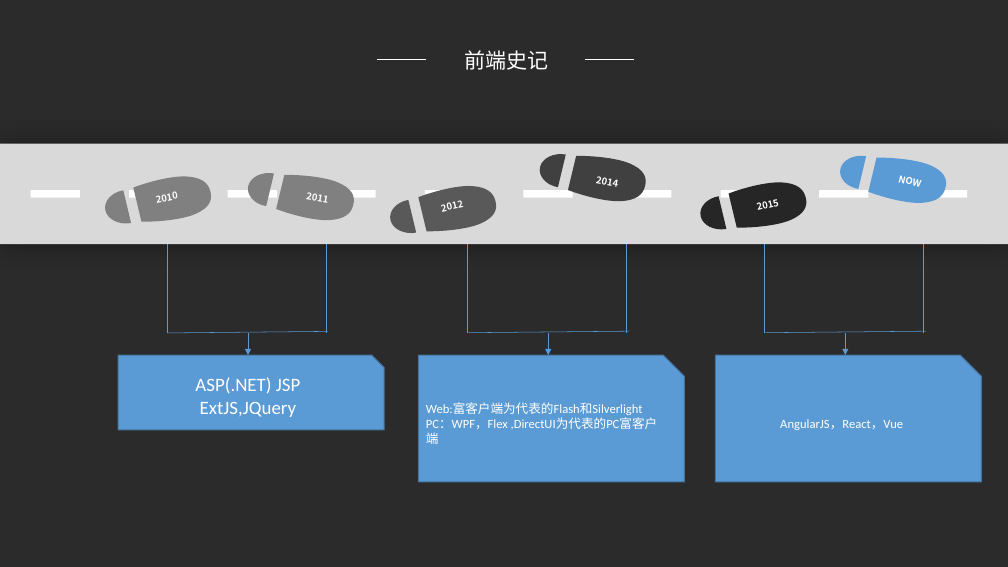
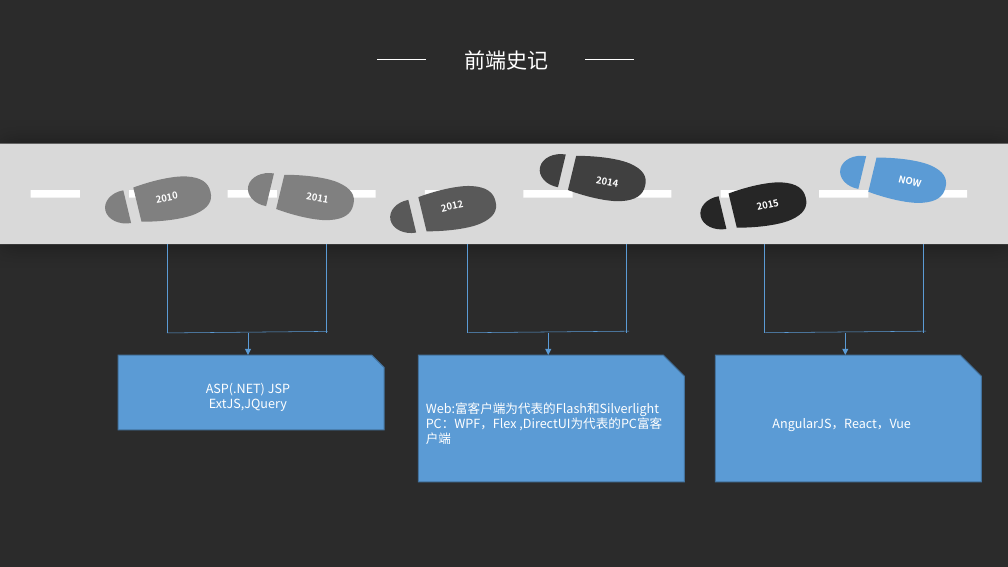
Before and after one commit to DaoxingHuang/PPT-template, a slide deck: slide 5 of 面试纲要口述为主.pptx. Drawn at 1008x567 pixels with LibreOffice and Linux fonts; fonts in the diff are those of the drawing; background and template pictures are left out; a plain dark background stands for a picture behind light text. Boxes give left, top, right and bottom in pixels: in the first picture for what was removed or moved away, otherwise in the second. Text is boxed around its words. In the diff, an @@ line names an element or a change of style, - is before the commit and + after.

```diff
--- a/面试纲要口述为主.pptx
+++ b/面试纲要口述为主.pptx
@@ snip rect "ASP(.NET) JSP" at [118,355,384,430]: size 18 to 12 pt, font Calibri to Noto Sans CJK SC @@
@@ snip rect "Web:富客户端为代表的Flash和Silverlight" at [418,355,684,482]: font Calibri to Noto Sans CJK SC @@
@@ snip rect "AngularJS，React，Vue" at [715,355,982,482]: font Calibri to Noto Sans CJK SC @@
```
Also in this commit, not shown: 2 other slides changed.
